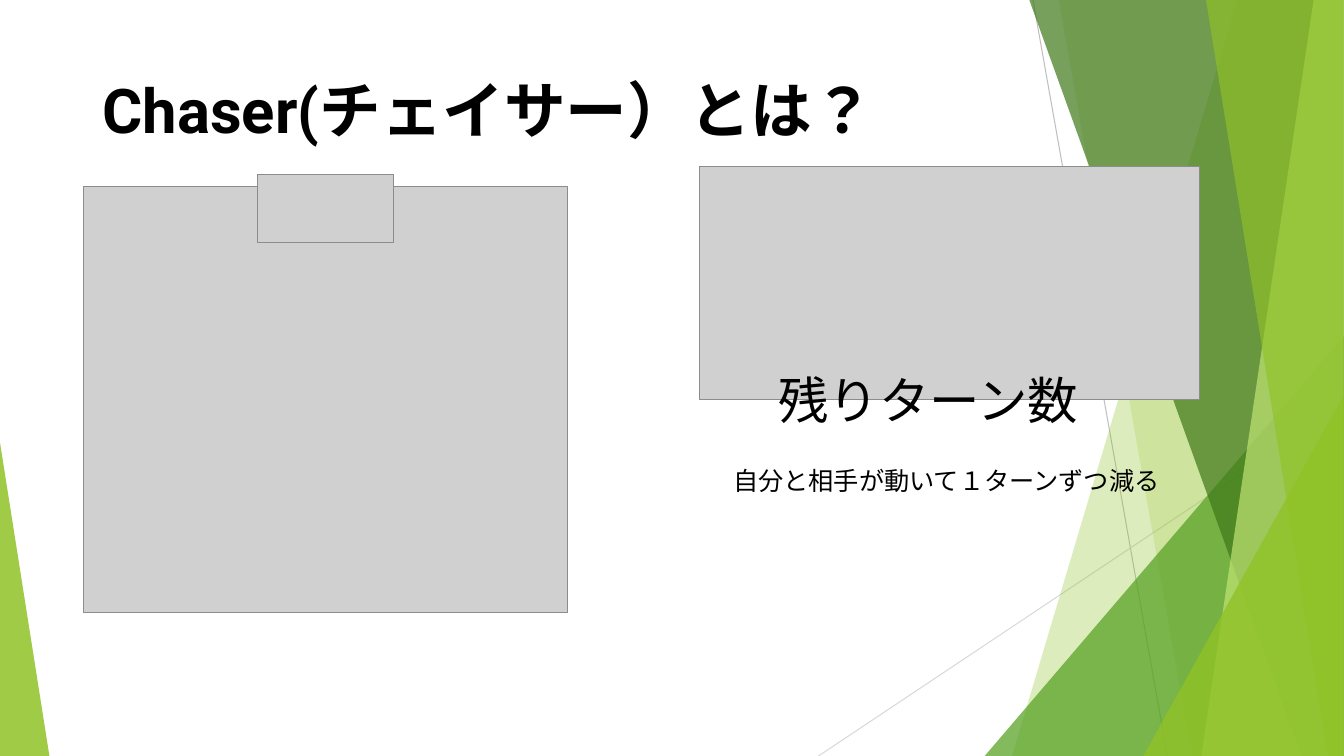
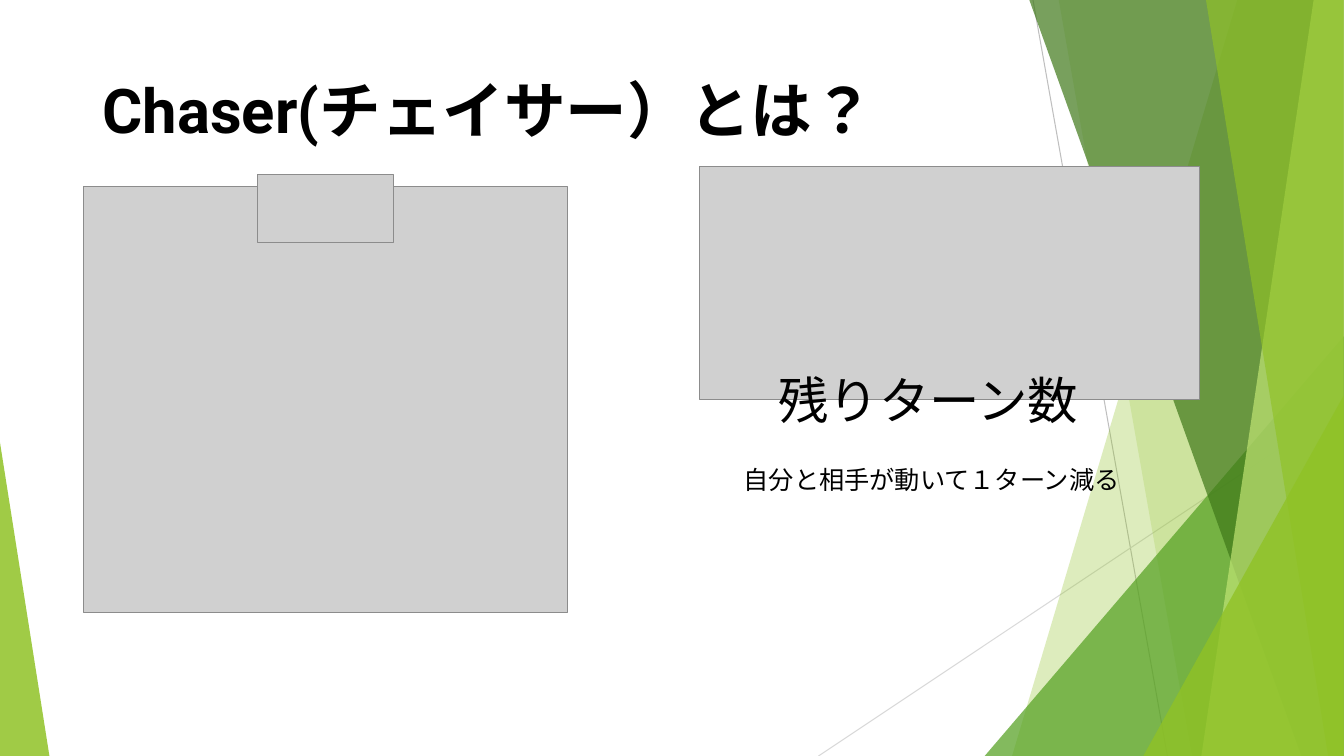
Before and after one commit to noko1024/ChaserDoc, a slide deck: slide 6 of New_U-16.pptx. Drawn at 1344x756 pixels with LibreOffice and Linux fonts; fonts in the diff are those of the drawing; grey boxes stand for pictures. Boxes give left, top, right and bottom in pixels: in the first picture for what was removed or moved away, otherwise in the second. Text is boxed around its words. In the diff, an @@ line names an element or a change of style, - is before the commit and + after.

```diff
--- a/New_U-16.pptx
+++ b/New_U-16.pptx
@@ text at [744, 463, 1120, 495]: text changed @@
-自分と相手が動いて１ターンずつ減る
+自分と相手が動いて１ターン減る
```
Also in this commit, not shown: 11 other slides changed.
